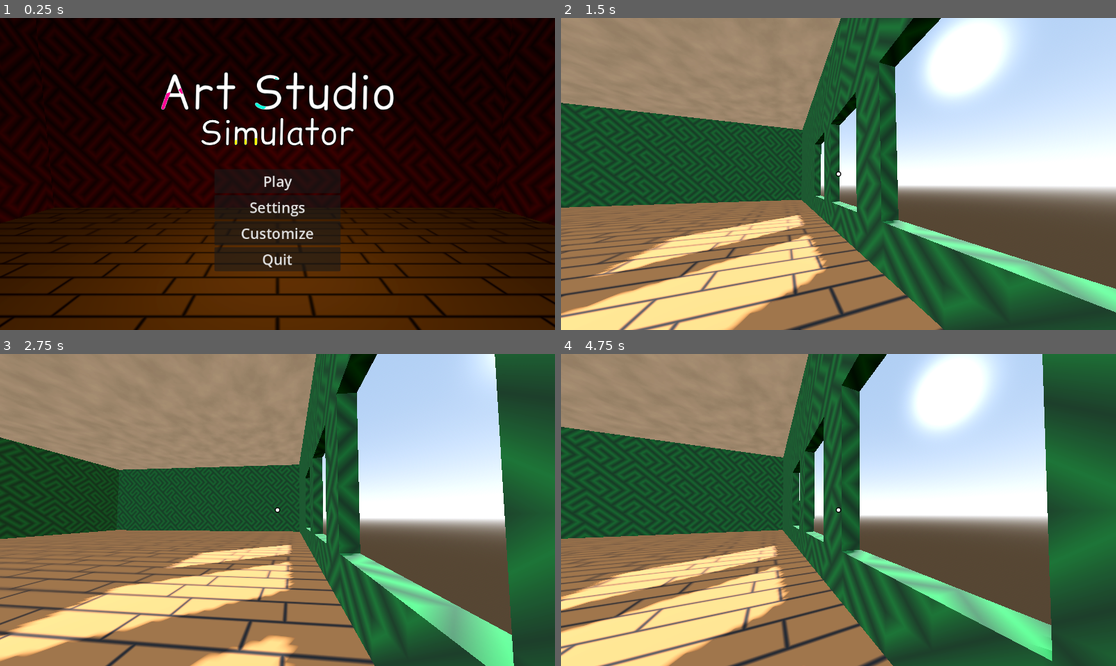
Above: before the commit, frames 1-4 (two rows, left to right).
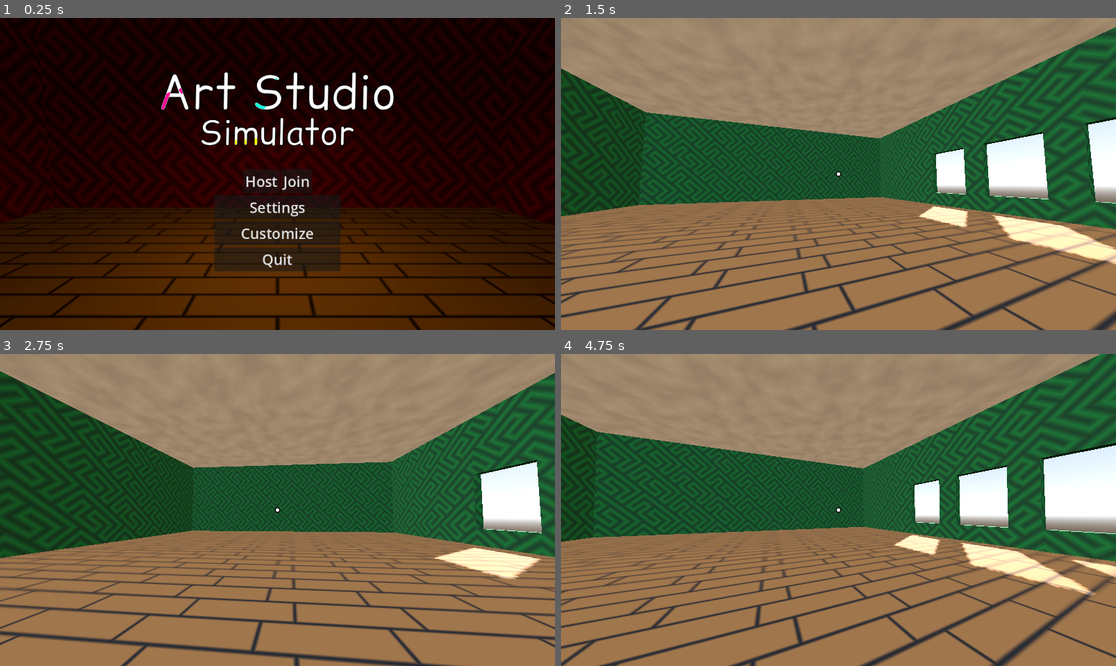
Above: after the commit, the same moments.

Repository: keeguri/artStudioSimulator
Game: Godot game, scene res://scenes/menu.tscn
Two runs of this game, one before a commit and one after it. Both use one fixed random seed, a clock stepped at 60 frames per second and the inputs below.
Inputs (mouse positions are in pixels of both pictures, inside the frame that each line leads up to):
- Up to frame 1 (0.25 s): no input
- Up to frame 2 (1.5 s): click (821, 180) at 0.5 s, where only the run after the commit has a clickable "Host"; tap Enter at 1.25 s; move the mouse to (866, 174) at 1.27 s; tap A (a) at 1.35 s
- Up to frame 3 (2.75 s): tap D (d) at 1.55, 2.1 s; move the mouse to (249, 510) at 2.02 s; tap S (s) at 2.3 s
- Up to frame 4 (4.75 s): move the mouse to (849, 503) at 2.77 s; tap S (s) at 2.85 s; tap W (w) at 3.05, 3.6 s; move the mouse to (832, 516) at 3.52 s; tap A (a) at 3.8, 4.35 s; move the mouse to (877, 513) at 4.27 s; tap D (d) at 4.55 s

The runs differ from the first frame. In frame 1, 0.2% of the frame differs, in the area x 44-56%, y 50-56%; in frame 2, 56%; in frame 3, 54%; in frame 4, 58%, in the area x 0-100%, y 0-100%.

Commit message:
added multiplayer

Diff:
--- a/prefabs/player.tscn
+++ b/prefabs/player.tscn
@@ -519,6 +519,17 @@
 &"Walk": SubResource("Animation_k6d57")
 }
 
+[sub_resource type="SceneReplicationConfig" id="SceneReplicationConfig_r66lb"]
+properties/0/path = NodePath(".:position")
+properties/0/spawn = true
+properties/0/replication_mode = 1
+properties/1/path = NodePath("Head:rotation:y")
+properties/1/spawn = true
+properties/1/replication_mode = 1
+properties/2/path = NodePath("Playermodel/AnimationPlayer:current_animation")
+properties/2/spawn = true
+properties/2/replication_mode = 1
+
 [node name="Player" type="CharacterBody3D" node_paths=PackedStringArray("head", "camera", "playermodel", "pm_player")]
 collision_layer = 2
 script = ExtResource("1_72ieh")
@@ -740,3 +751,6 @@
 transform = Transform3D(1, 0, 0, 0, 1, 0, 0, 0, 1, 0, 1, 0)
 billboard = 1
 text = "bebe"
+
+[node name="MultiplayerSynchronizer" type="MultiplayerSynchronizer" parent="."]
+replication_config = SubResource("SceneReplicationConfig_r66lb")
--- /dev/null
+++ b/prefabs/player_spawner.tscn
@@ -0,0 +1,8 @@
+[gd_scene load_steps=3 format=3 uid="uid://c24fkaui2dp5y"]
+
+[ext_resource type="Script" uid="uid://bsxvh5fye27ks" path="res://scripts/player_spawner.gd" id="1_go6lo"]
+[ext_resource type="PackedScene" uid="uid://bcd1372qflfjy" path="res://prefabs/player.tscn" id="2_50l63"]
+
+[node name="PlayerSpawner" type="Node"]
+script = ExtResource("1_go6lo")
+PLAYER_SCENE = ExtResource("2_50l63")
--- a/scenes/game.tscn
+++ b/scenes/game.tscn
@@ -1,10 +1,11 @@
-[gd_scene load_steps=9 format=3 uid="uid://b0rykhd3kkvp1"]
+[gd_scene load_steps=10 format=3 uid="uid://b0rykhd3kkvp1"]
 
 [ext_resource type="Material" uid="uid://c52hdqmcqxryn" path="res://materials/wood_planks.tres" id="1_lnu2h"]
-[ext_resource type="PackedScene" uid="uid://bcd1372qflfjy" path="res://prefabs/player.tscn" id="1_uwrxv"]
 [ext_resource type="Material" uid="uid://cjwareih5sctj" path="res://materials/concrete.tres" id="2_iywne"]
 [ext_resource type="Material" uid="uid://d0qkbwyhy8wcx" path="res://materials/wallpaper.tres" id="2_lbhrr"]
+[ext_resource type="PackedScene" uid="uid://c24fkaui2dp5y" path="res://prefabs/player_spawner.tscn" id="2_u5sy4"]
 [ext_resource type="Texture2D" uid="uid://c1futiuwfn4e5" path="res://images/cursors/dot_large.png" id="2_yqjtg"]
+[ext_resource type="Script" uid="uid://hp2pvq22uknx" path="res://scripts/game_manager.gd" id="6_p57ef"]
 
 [sub_resource type="ProceduralSkyMaterial" id="ProceduralSkyMaterial_uwrxv"]
 sky_horizon_color = Color(0.66224277, 0.6717428, 0.6867428, 1)
@@ -22,6 +23,11 @@
 glow_enabled = true
 
 [node name="Game" type="Node3D"]
+
+[node name="GameManager" type="Node" parent="." node_paths=PackedStringArray("spawn_path")]
+script = ExtResource("6_p57ef")
+PLAYER_SPAWNER = ExtResource("2_u5sy4")
+spawn_path = NodePath("../Spawnpath")
 
 [node name="WorldEnvironment" type="WorldEnvironment" parent="."]
 environment = SubResource("Environment_lnu2h")
@@ -129,9 +135,6 @@
 
 [node name="Spawnpath" type="Node3D" parent="."]
 
-[node name="Player" parent="Spawnpath" instance=ExtResource("1_uwrxv")]
-transform = Transform3D(1, 0, 0, 0, 1, 0, 0, 0, 1, 8.476307, 1.05, 0)
-
 [node name="UI" type="CanvasLayer" parent="."]
 
 [node name="Control" type="Control" parent="UI"]
@@ -159,4 +162,6 @@
 texture = ExtResource("2_yqjtg")
 expand_mode = 3
 
-[node name="Node" type="Node" parent="."]
+[node name="MultiplayerSpawner" type="MultiplayerSpawner" parent="."]
+_spawnable_scenes = PackedStringArray("uid://bcd1372qflfjy")
+spawn_path = NodePath("../Spawnpath")
--- a/scenes/menu.tscn
+++ b/scenes/menu.tscn
@@ -40,10 +40,19 @@
 grow_horizontal = 2
 grow_vertical = 2
 
-[node name="Play" type="Button" parent="UI/Control/VBoxContainer"]
+[node name="Playbuttons" type="HBoxContainer" parent="UI/Control/VBoxContainer"]
+layout_mode = 2
+alignment = 1
+
+[node name="Host" type="Button" parent="UI/Control/VBoxContainer/Playbuttons"]
 layout_mode = 2
 theme_override_font_sizes/font_size = 30
-text = "Play"
+text = "Host"
+
+[node name="Play" type="Button" parent="UI/Control/VBoxContainer/Playbuttons"]
+layout_mode = 2
+theme_override_font_sizes/font_size = 30
+text = "Join"
 
 [node name="Settings" type="Button" parent="UI/Control/VBoxContainer"]
 layout_mode = 2
@@ -111,4 +120,5 @@
 spot_range = 19.958
 spot_angle = 92.37
 
-[connection signal="pressed" from="UI/Control/VBoxContainer/Play" to="UI" method="_on_play_pressed"]
+[connection signal="pressed" from="UI/Control/VBoxContainer/Playbuttons/Host" to="UI" method="_on_host_pressed"]
+[connection signal="pressed" from="UI/Control/VBoxContainer/Playbuttons/Play" to="UI" method="_on_play_pressed"]
--- /dev/null
+++ b/scripts/game_manager.gd
@@ -0,0 +1,10 @@
+extends Node
+
+@export var PLAYER_SPAWNER :PackedScene
+@export var spawn_path : Node3D
+
+func _ready() -> void:
+	if Netvar.is_host:
+		var instantiated_ps = PLAYER_SPAWNER.instantiate()
+		instantiated_ps.spawn_path = spawn_path
+		spawn_path.call_deferred(&"add_child", instantiated_ps)
--- a/scripts/menu_ui.gd
+++ b/scripts/menu_ui.gd
@@ -3,4 +3,10 @@
 @export var game_scene:PackedScene
 
 func _on_play_pressed() -> void:
-	get_tree().change_scene_to_packed(game_scene)
+	Netvar.create_client()
+	Netvar.load_game_scene()
+
+
+func _on_host_pressed() -> void:
+	Netvar.create_server()
+	Netvar.load_game_scene()
--- a/scripts/player.gd
+++ b/scripts/player.gd
@@ -29,6 +29,7 @@
 var state:PLAYER_STATE = PLAYER_STATE.IDLING
 
 func _input(event: InputEvent) -> void:
+	if !is_multiplayer_authority(): return
 	if event is InputEventMouseMotion:
 		head.rotate_y(-event.relative.x * sens)
 		camera.rotate_x(-event.relative.y * sens)
@@ -52,9 +53,11 @@
 		_:
 			pm_player.current_animation = "Idle"
 
+func _rotate_playermodel() -> void:
 	playermodel.rotation.y = lerp_angle(playermodel.rotation.y, head.rotation.y, PLAYERMODEL_TURN_SPEED)
 
 func _enter_tree() -> void:
+	set_multiplayer_authority(int(name))
 	if is_multiplayer_authority():
 		playermodel.get_node("Head").hide()
 		playermodel.get_node("HeadAttachment/LeftEye").hide()
@@ -63,10 +66,16 @@
 		get_node("Username").hide()
 
 func _ready() -> void:
+	if !is_multiplayer_authority(): return
+	camera.current = true
 	head_rest_position = head.position
 	Input.mouse_mode = Input.MOUSE_MODE_CAPTURED
 
 func _physics_process(delta: float) -> void:
+
+	_rotate_playermodel()
+
+	if !is_multiplayer_authority(): return
 	time += delta
 
 	if not is_on_floor():
--- /dev/null
+++ b/scripts/player_spawner.gd
@@ -0,0 +1,20 @@
+extends Node
+
+@export var PLAYER_SCENE :PackedScene
+
+var spawn_path :Node3D
+
+func _ready() -> void:
+	multiplayer.peer_connected.connect(_peer_connected)
+	multiplayer.peer_disconnected.connect(_peer_disconnected)
+	_peer_connected(1)
+
+func _peer_connected(id:int):
+	var player_node :CharacterBody3D = PLAYER_SCENE.instantiate()
+	player_node.name = str(id)
+	spawn_path.add_child(player_node)
+	player_node.global_position = Vector3(0,1.05,0)
+
+func _peer_disconnected(id:int):
+	var player_node :CharacterBody3D = spawn_path.get_node(str(id))
+	player_node.queue_free()
Not shown: 1 places in prefabs/player.tscn that only renumber resources
Not shown, added: scripts/game_manager.gd.uid
Not shown, added: scripts/player_spawner.gd.uid
